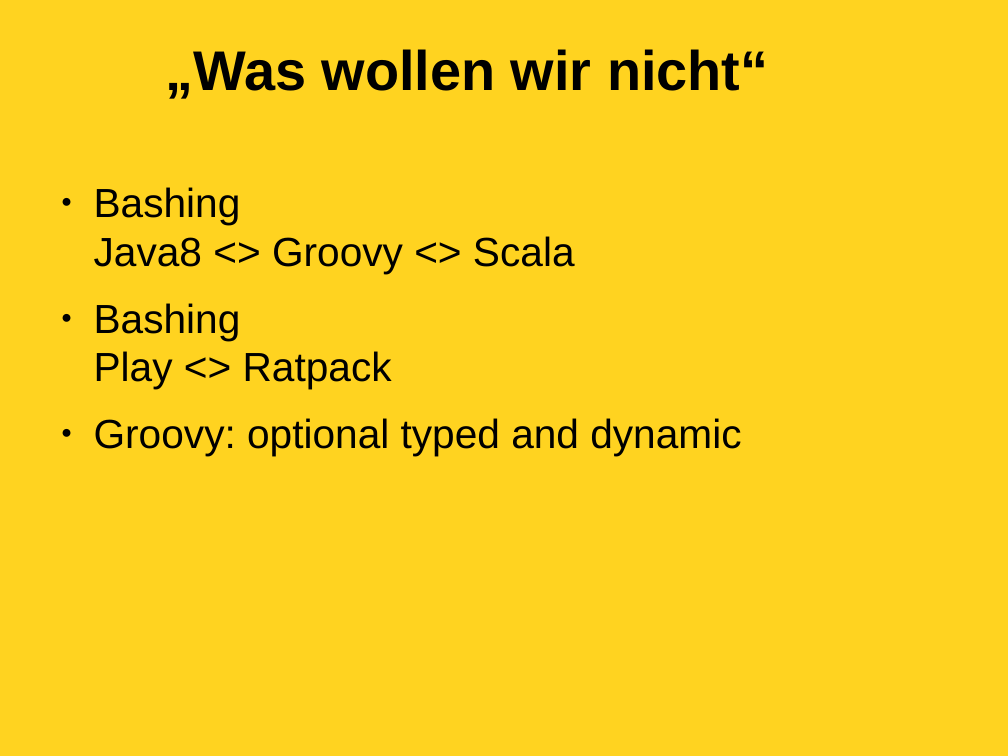
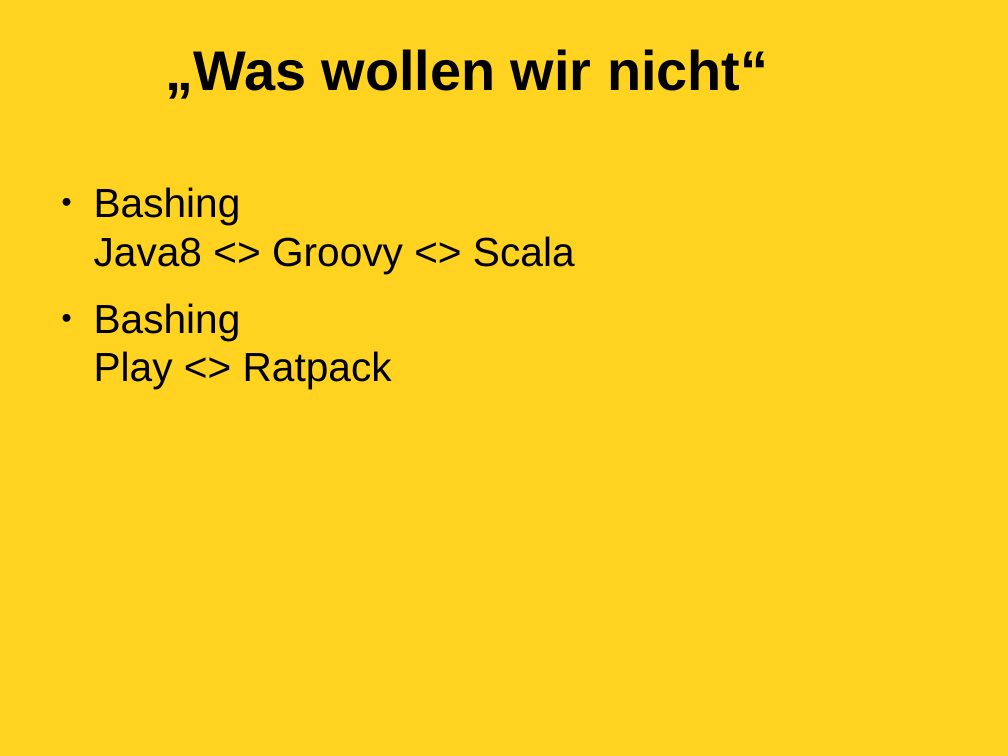
Before and after one commit to soehmann/academy, a slide deck: slide 5 of groovy-academy.odp. Drawn at 1008x756 pixels with LibreOffice and Linux fonts; fonts in the diff are those of the drawing; background and template pictures are left out. Boxes give left, top, right and bottom in pixels: in the first picture for what was removed or moved away, otherwise in the second. Text is boxed around its words. In the diff, an @@ line names an element or a change of style, - is before the commit and + after.

```diff
--- a/groovy-academy.odp
+++ b/groovy-academy.odp
@@ text at box(94, 418, 741, 456): paragraph removed @@
-● Groovy: optional typed and dynamic
```
Also in this commit, not shown: 1 other slide changed, 1 other file.
